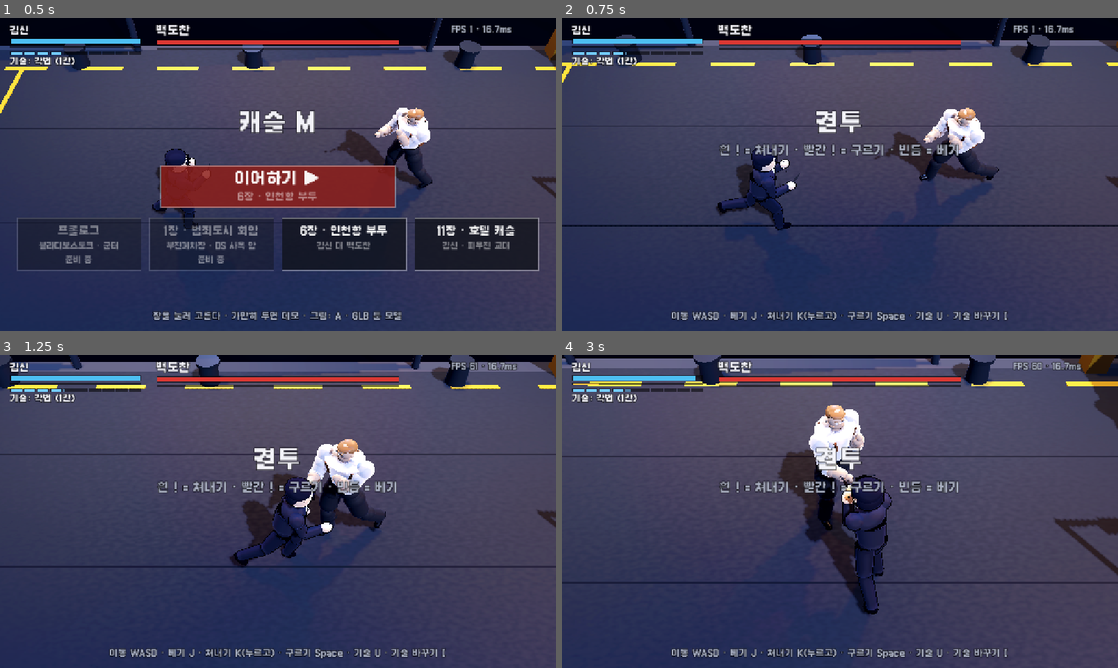
Above: before the commit, frames 1-4 (two rows, left to right).
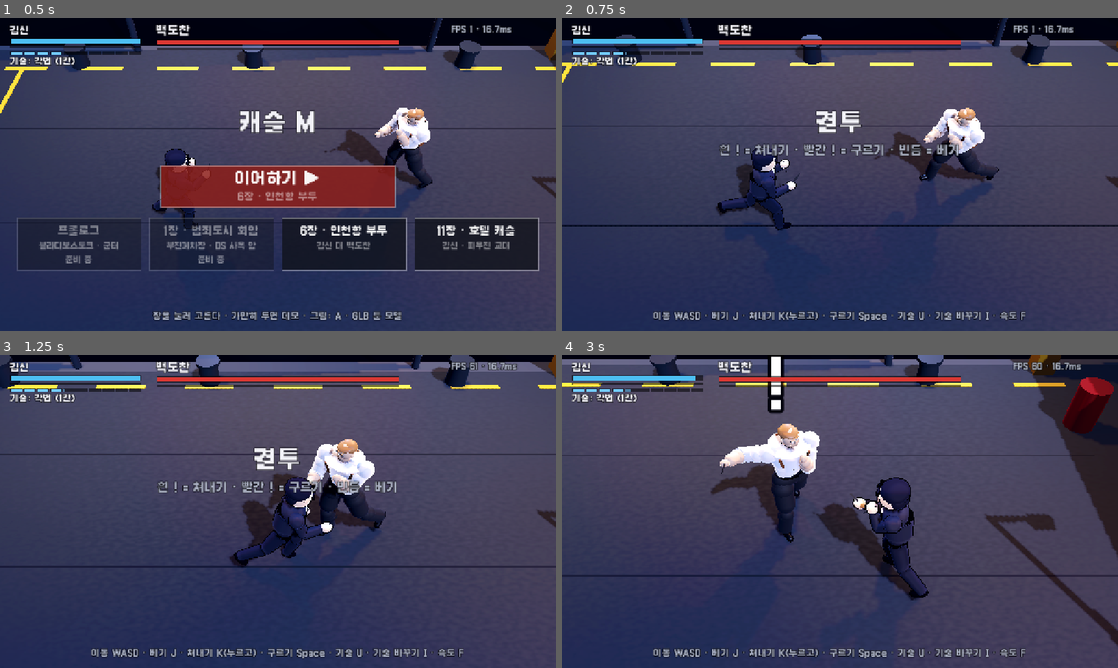
Above: after the commit, the same moments.

Repository: hipiboy7/castle_M3D
Game: Godot game, scene res://main.tscn
Same seed, same stepped clock (60 frames per second), same inputs: the game is played once before the commit and once after it.
Inputs (mouse positions are in pixels of both pictures, inside the frame that each line leads up to):
- Up to frame 1 (0.5 s): no input
- Up to frame 2 (0.75 s): tap Enter (accept) at 0.5 s; move the mouse to (962, 158) at 0.52 s; hold D (right) from 0.53 s (still down); tap 3 (art) at 0.6 s; click (962, 158) at 0.67 s
- Up to frame 3 (1.25 s): keep holding D (right); tap 4 (bench) at 0.8 s
- Up to frame 4 (3 s): release D (right) at 1.25 s; drag from (728, 527) to (812, 574) at 1.27 s; move the mouse to (895, 442) at 2.02 s; hold D (right) 2.03-2.75 s; tap F (speed, bound only after the commit) at 2.1 s; tap 3 (art) at 2.3 s; drag from (812, 574) to (673, 464) at 2.77 s

Frame 1 is identical in both runs. In frame 2, 1.2% of the frame differs, in the area x 16-84%, y 93-98%; in frame 3, 1.1%; in frame 4, 23%, in the area x 0-100%, y 0-98%.

Commit message:
게임 속도 버튼 ×1 · ×1.5 · ×2(사용자 "싸움이 너무 느린데 게임 속도를 더 빨리 할 수 있는 버튼")
- 싸우는 동안 물리 틱(로직 한 칸)을 1초에 60 · 90 · 120 번 + time_scale 같이(time_scale 만으로는 틱 수가 안 늘어남) — 판정 · 리플레이 그대로
- 오른쪽 위 멈춤 밑 버튼 · F 키, 고른 속도는 세이브(speed 칸 — 형식 v1 그대로 · 옛 세이브는 ×1, 시험 먼저)
- verify 흐름: ×1.5 판이 ×1 과 같은 결과 + 화면 프레임은 2/3(RESULT draws) · 16/16

Co-Authored-By: Claude Opus 5.5 <noreply@anthropic.com>

Diff:
--- a/data/story/lines.json
+++ b/data/story/lines.json
@@ -7,6 +7,7 @@
     "ch6": ["6장 · 인천항 부두", "김신 대 백도찬"],
     "ch11": ["11장 · 호텔 캐슬", "김신 · 피우진 교대"]
   },
+  "speed": "속도 %s",
   "result": {"win_next": "누르면 처음 화면 — 이어하기: %s", "lose": "누르면 다시"},
   "ch6": {
     "title": ["캐슬 M · 3D 초안", "인천항 제3부두. 백도찬, 기다려라."],
--- a/src/data/save.gd
+++ b/src/data/save.gd
@@ -1,7 +1,7 @@
 extends RefCounted
 ## 세이브 — 순수 로직(읽기 · 쓰기 파일은 main.gd 가 한다: user://save.json, 창 없는 실행은 파일을 안 쓴다).
 ## 형식(VERSION 1): {"v": 1, "cleared": {장 id: {"count": 깬 횟수, "best": 가장 짧은 판(로직 프레임)}}, "last": 마지막으로 한 장,
-##   "art": 고른 그림(puppet · a · b)}
+##   "art": 고른 그림(puppet · a · b), "speed": 게임 속도(1 · 1.5 · 2 — 로직 프레임을 1초에 60 · 90 · 120 번, 판정은 그대로)}
 ## 형식 규칙(CLAUDE.md 2-1절 도메인 품질 '세이브는 형식 버전 · 옛 세이브 시험'):
 ##   - 칸을 더할 때는 VERSION 을 그대로 두고 _fill 에 기본값을 둔다(옛 세이브는 빠진 칸만 채워 읽는다)
 ##   - 칸 뜻을 바꿀 때만 VERSION 을 올리고 _migrate 에 옛 → 새를 적는다(시험 tests/unit/test_campaign.gd)
@@ -14,10 +14,11 @@
 const VERSION := 1
 const ARTS := ["puppet", "a", "b"]
 const DEFAULT_ART := "a"         # #9 결정(2026-11-06) — 본편 그림은 A(GLB 툰 모델)
+const SPEEDS := [1.0, 1.5, 2.0]  # 게임 속도 고르기(사용자 2026-11-06 "싸움이 너무 느린데 게임 속도를 더 빨리 할 수 있는 버튼")
 
 
 static func fresh() -> Dictionary:
-	return {"v": VERSION, "cleared": {}, "last": "", "art": DEFAULT_ART}
+	return {"v": VERSION, "cleared": {}, "last": "", "art": DEFAULT_ART, "speed": SPEEDS[0]}
 
 
 ## 파일 글 → {"save": 세이브, "state": "new" | "ok" | "broken" | "newer"}
@@ -51,6 +52,8 @@
 	s["last"] = str(j.get("last", ""))
 	var art := str(j.get("art", DEFAULT_ART))
 	s["art"] = art if art in ARTS else DEFAULT_ART
+	var sp := float(j.get("speed", SPEEDS[0]))
+	s["speed"] = sp if sp in SPEEDS else SPEEDS[0]
 	return s
 
 
@@ -93,3 +96,14 @@
 	if i < 0:
 		return false
 	return i == 0 or cleared(s, ids[i - 1])
+
+
+## 속도 버튼: ×1 → ×1.5 → ×2 → ×1
+static func next_speed(v: float) -> float:
+	var i := SPEEDS.find(v)
+	return SPEEDS[(i + 1) % SPEEDS.size()] if i >= 0 else SPEEDS[0]
+
+
+static func speed_label(v: float) -> String:
+	var t := str(v)
+	return "×" + (t.left(-2) if t.ends_with(".0") else t)
--- a/src/main.gd
+++ b/src/main.gd
@@ -47,6 +47,7 @@
 const MINI_Y := 2.45            # 적 머리 위 작은 막대 높이(m, 몸 크기만큼 더)
 const REPLAY_LAST := "user://replay_last.json"
 const SAVE_PATH := "user://save.json"
+const BASE_TICKS := 60          # project.godot physics_ticks_per_second — 로직 한 칸 = 1/60 초(게임 속도 ×1)
 
 var args := {"autoplay": false, "seconds": 0.0, "seed": 1, "shots": [], "shot_dir": "", "touch": false, "trace": false,
 	"events": {}, "mode": "ch6", "room": 0, "crowd": 0, "art": "", "replay": "", "save_replay": "", "save": ""}
@@ -190,6 +191,7 @@
 		"attack": [KEY_J, KEY_Z], "parry": [KEY_K, KEY_X], "roll": [KEY_SPACE, KEY_L, KEY_C],
 		"skill": [KEY_U, KEY_V], "skill_next": [KEY_I, KEY_B], "pause": [KEY_ESCAPE, KEY_P], "swap": [KEY_TAB, KEY_Q],
 		"pick_1": [KEY_1], "pick_2": [KEY_2], "art": [KEY_3], "bench": [KEY_4], "accept": [KEY_ENTER, KEY_KP_ENTER],
+		"speed": [KEY_F],
 	}
 	for act in keys:
 		if not InputMap.has_action(act):
@@ -284,6 +286,7 @@
 	hud.message(str(t["text"]), str(t["sub"]), 9999.0)
 	_fill_menu()
 	menu.visible = true
+	_apply_speed()
 	hud.set_hint(str(t["hint"]) + " · 그림: " + ART_NAMES[str(args["art"])])
 	_trace("MODE title frame=%d" % frames)
 	snd.song("boss")
@@ -298,6 +301,7 @@
 	touch.show_art = false
 	touch.show_fight = true
 	menu.visible = false
+	_apply_speed()
 	_trace("MODE %s frame=%d" % [m, frames])      # 에뮬레이터 점검(scripts/emu_check.sh)이 logcat 에서 데모 시작을 기다린다
 	if m == "demo":
 		var dm: Array = Lines.at("ch6.demo")
@@ -306,9 +310,9 @@
 	elif kind == "duel":
 		var fm: Array = Lines.at("ch6.fight")
 		hud.message(fm[0], fm[1], 2.5)
-		hud.set_hint("" if touch.visible else "이동 WASD · 베기 J · 쳐내기 K(누르고) · 구르기 Space · 기술 U · 기술 바꾸기 I")
+		hud.set_hint("" if touch.visible else "이동 WASD · 베기 J · 쳐내기 K(누르고) · 구르기 Space · 기술 U · 기술 바꾸기 I · 속도 F")
 	else:
-		hud.set_hint("" if touch.visible else "이동 WASD · 베기 J · 쳐내기 · 막기 K · 구르기 Space · 기술 U · 바꾸기 I · 교대 Tab")
+		hud.set_hint("" if touch.visible else "이동 WASD · 베기 J · 쳐내기 · 막기 K · 구르기 Space · 기술 U · 바꾸기 I · 교대 Tab · 속도 F")
 	if not snd.song_playing():
 		snd.song("boss")
 
@@ -386,6 +390,9 @@
 			_fake_swap = true
 		"art":
 			_fake_art = true
+		"speed":
+			save["speed"] = Save.next_speed(float(save["speed"]))
+			_apply_speed()
 
 
 func _pressed_anything() -> bool:
@@ -486,6 +493,17 @@
 	_trace("SAVE %s art=%s cleared=%s" % [p["state"], save["art"], ",".join(save["cleared"].keys())])
 
 
+## 게임 속도: 싸우는 동안(데모 포함)만 — 물리 틱(= 로직 프레임 한 번, 판정은 60Hz 고정 한 칸)을 1초에 60 · 90 · 120 번으로 하고
+## (Engine.time_scale 만으로는 틱 수가 안 늘어난다 — delta 만 커진다), time_scale 도 같이 올려 그림 · 연출 시간을 맞춘다.
+## 판정 · 리플레이 · 시드 결과는 그대로(같은 로직 프레임 열 — verify '흐름'). 처음 화면 · 결과는 ×1
+func _apply_speed() -> void:
+	var on := mode == "fight" or mode == "demo"
+	var k: float = float(save["speed"]) if on else 1.0
+	Engine.physics_ticks_per_second = roundi(BASE_TICKS * k)
+	Engine.time_scale = k
+	touch.set_speed_label(Save.speed_label(float(save["speed"])))
+
+
 func _write_save() -> void:
 	if save_path == "":
 		return
@@ -512,6 +530,11 @@
 		touch.take_edges()
 		_set_paused(true)
 		return
+	if mode == "fight" and (Input.is_action_just_pressed("speed") or touch.take_edge("speed")):
+		save["speed"] = Save.next_speed(float(save["speed"]))
+		_write_save()
+		_apply_speed()
+		hud.message(str(Lines.at("speed")) % Save.speed_label(float(save["speed"])), "", 0.8)
 	mode_t += 1
 	match mode:
 		"title":
@@ -613,6 +636,7 @@
 	var played := mode == "fight"                       # 데모(봇)가 이긴 판은 세이브에 안 넣는다
 	mode = "result"
 	mode_t = 0
+	_apply_speed()
 	_save_replay(REPLAY_LAST)
 	touch.show_swap = false
 	results.append(_summary())
@@ -711,7 +735,9 @@
 	for r in results:
 		if r["over"] == "win":
 			wins += 1
-	print("RESULT ", JSON.stringify({"frames": frames, "fights": fights, "wins": wins, "last": results[-1]}))
+	# draws = 화면 프레임 수(게임 속도 ×1.5 · ×2 면 같은 로직 프레임에 화면이 덜 돈다 — verify '흐름' 이 본다)
+	print("RESULT ", JSON.stringify({"frames": frames, "fights": fights, "wins": wins, "last": results[-1],
+		"draws": Engine.get_process_frames()}))
 	set_physics_process(false)
 	get_tree().quit(0)
 
--- a/src/ui/touch_ui.gd
+++ b/src/ui/touch_ui.gd
@@ -1,6 +1,6 @@
 extends Control
 ## 터치 조작 — 왼쪽 절반 어디든 누르면 그 자리가 스틱 가운데(따라오는 스틱), 오른쪽 아래 버튼: 베기 · 쳐내기(누르고 있기) · 구르기 ·
-## 기술 · 기술 바꾸기(고른 기술 이름 · 게이지는 hud.gd), 오른쪽 위 '멈춤'(결투 중에만 — main.gd show_pause).
+## 기술 · 기술 바꾸기(고른 기술 이름 · 게이지는 hud.gd), 오른쪽 위 '멈춤' · 그 밑 '속도'(×1 · ×1.5 · ×2 — 결투 중에만, main.gd show_pause).
 ## 자리는 안전 영역(src/ui/safe_area.gd — 노치 · 제스처 바를 뺀 곳) 기준, 매 프레임 다시 읽는다(접는 폰).
 ## main.gd 가 매 프레임 stick · take_edges() · held() 로 읽는다(키보드와 같은 동작 이름 — castle_M engine/input.py 와 같은 생각).
 
@@ -44,6 +44,7 @@
 	{"id": "skill", "label": "기술", "r": 60.0, "off": Vector2(-300, -270)},
 	{"id": "skill_next", "label": "바꾸기", "r": 44.0, "off": Vector2(-440, -330)},
 	{"id": "pause", "label": "멈춤", "r": 34.0, "off": Vector2(-56, 92), "at": "tr"},
+	{"id": "speed", "label": "×1", "r": 34.0, "off": Vector2(-56, 180), "at": "tr"},
 	{"id": "swap", "label": "교대", "r": 44.0, "off": Vector2(-450, -190)},
 	{"id": "art", "label": "그림", "r": 44.0, "off": Vector2(70, 200), "at": "tl"},
 	{"id": "bench", "label": "성능", "r": 44.0, "off": Vector2(70, 310), "at": "tl"},
@@ -73,7 +74,7 @@
 
 func _active(b: Dictionary) -> bool:
 	match str(b["id"]):
-		"pause":
+		"pause", "speed":
 			return show_pause
 		"swap":
 			return show_swap
@@ -130,6 +131,19 @@
 	return _edges.has(id)
 
 
+## 한 버튼의 누름만 가져간다(같은 프레임의 다른 누름 — 베기 등 — 은 남긴다)
+func take_edge(id: String) -> bool:
+	return _edges.erase(id)
+
+
+## 속도 버튼 글(×1 · ×1.5 · ×2 — main.gd 가 고를 때마다)
+func set_speed_label(t: String) -> void:
+	for b in buttons:
+		if b["id"] == "speed":
+			b["label"] = t
+	queue_redraw()
+
+
 func held(id: String) -> bool:
 	return _pressed.has(id)
 
--- a/tests/unit/test_campaign.gd
+++ b/tests/unit/test_campaign.gd
@@ -116,3 +116,14 @@
 	check(Save.unlocked_by_order(t, "ch11") == false, "차례 규칙만으로는 6장을 깨야 11장")
 	Save.record_clear(t, "ch6", 1)
 	check(Save.unlocked_by_order(t, "ch11"), "6장을 깨면 11장이 열린다")
+
+
+## 게임 속도(사용자 2026-11-06 "싸움이 너무 느린데 게임 속도를 더 빨리 할 수 있는 버튼") — 세이브에 남는 고르기
+func test_save_speed() -> void:
+	check(float(Save.fresh()["speed"]) == 1.0, "새 세이브는 ×1")
+	check(Save.next_speed(1.0) == 1.5 and Save.next_speed(1.5) == 2.0 and Save.next_speed(2.0) == 1.0, "×1 → ×1.5 → ×2 → ×1")
+	check(Save.next_speed(7.0) == 1.0, "모르는 값 다음은 ×1")
+	check(float(Save.parse('{"v": 1, "cleared": {}}')["save"]["speed"]) == 1.0, "속도 칸이 없는 옛 세이브는 ×1")
+	check(float(Save.parse('{"v": 1, "speed": 2}')["save"]["speed"]) == 2.0, "고른 속도는 남는다(JSON 정수 2 도)")
+	check(float(Save.parse('{"v": 1, "speed": 9}')["save"]["speed"]) == 1.0, "고를 수 없는 속도는 ×1")
+	check(Save.speed_label(1.0) == "×1" and Save.speed_label(1.5) == "×1.5" and Save.speed_label(2.0) == "×2", "버튼 글")
Not shown, changed: docs/폰확인.md
